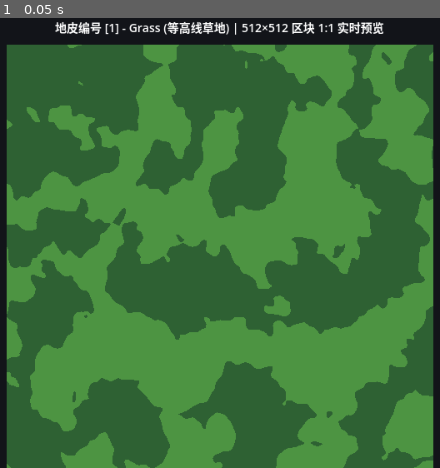
Above: before the commit, frame 1.
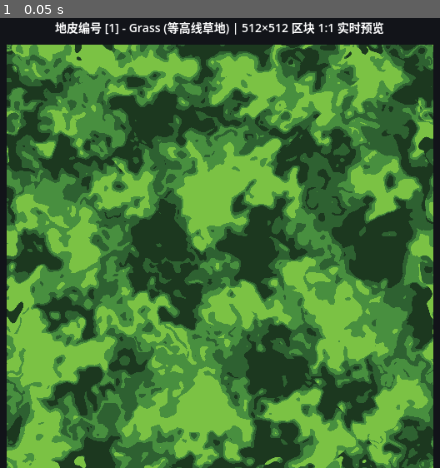
Above: after the commit, the same moment.

Repository: Luo-Mio/Luv002
Game: Godot game, scene res://scenes/terrain_studio.tscn
Two runs of this game, one before a commit and one after it. Both use one fixed random seed, a clock stepped at 60 frames per second and the inputs below. This scene is started directly instead of the project's main scene.
Inputs:
- Up to frame 1 (0.05 s): no input

The runs differ from the first frame. In frame 1, 68% of the frame differs, in the area x 1-99%, y 5-100%.

Commit message:
feat: expose FastNoiseLite in inspector and add contrast histogram stretching for grass contours

Diff:
--- a/scripts/terrain/grass_terrain_node.gd
+++ b/scripts/terrain/grass_terrain_node.gd
@@ -2,112 +2,182 @@
 class_name GrassTerrainNode
 extends BaseTerrainType
 
-# --- Noise 1: Macro Base ---
-@export_group("Noise 1: Macro Base (宏观形状)")
-@export_range(0.002, 0.08, 0.001) var base_freq: float = 0.012:
+# =========================================================
+# 完整噪波生成器 1: 宏观基础形状 (Base Noise Generator)
+# =========================================================
+@export_group("Noise 1: Macro Base (完整宏观噪波生成器)")
+@export var base_noise: FastNoiseLite:
 	set(val):
-		base_freq = val
-		_update_material()
+		if base_noise != null and base_noise.changed.is_connected(_on_noise_changed):
+			base_noise.changed.disconnect(_on_noise_changed)
+		base_noise = val
+		if base_noise != null:
+			base_noise.changed.connect(_on_noise_changed)
+		_setup_noise_textures()
 
-@export_range(1, 5) var base_octaves: int = 3:
+# =========================================================
+# 完整噪波生成器 2: 微观扰动场 (Warp Noise Generator)
+# =========================================================
+@export_group("Noise 2: Domain Warp (完整微观噪波生成器)")
+@export var warp_noise: FastNoiseLite:
 	set(val):
-		base_octaves = val
-		_update_material()
+		if warp_noise != null and warp_noise.changed.is_connected(_on_noise_changed):
+			warp_noise.changed.disconnect(_on_noise_changed)
+		warp_noise = val
+		if warp_noise != null:
+			warp_noise.changed.connect(_on_noise_changed)
+		_setup_noise_textures()
 
-# --- Noise 2: Domain Warp (Irrational sampling) ---
-@export_group("Noise 2: Domain Warp (无理数扰动)")
-@export_range(0.005, 0.15, 0.001) var warp_freq: float = 0.028:
-	set(val):
-		warp_freq = val
-		_update_material()
-
-@export_range(0.0, 80.0, 0.5) var warp_strength: float = 35.0:
+# =========================================================
+# 领域扭曲与无理数采样参数
+# =========================================================
+@export_group("Domain Warp Math (无理数自扰动)")
+@export_range(0.0, 100.0, 0.5) var warp_strength: float = 30.0:
 	set(val):
 		warp_strength = val
-		_update_material()
+		_apply_parameters_to_material()
 
-@export_range(0.0, 6.28318, 0.01) var irrational_rot: float = 2.399963: # 黄金角
+@export_range(0.0, 6.28318, 0.01) var irrational_rot: float = 2.399963: # 黄金角 137.5°
 	set(val):
 		irrational_rot = val
-		_update_material()
+		_apply_parameters_to_material()
 
-# --- Contour & Stepping Bands ---
-@export_group("Contours & Color Bands (阶梯色斑)")
-@export_range(2, 6) var num_bands: int = 4:
+# =========================================================
+# 阶梯色斑与直方图拉伸 (解决颜色聚集在中间两档的核心功能)
+# =========================================================
+@export_group("Contours & Histogram (阶梯色斑与直方图扩展)")
+@export_range(2, 6, 1) var num_bands: int = 4:
 	set(val):
 		num_bands = val
-		_update_material()
+		_apply_parameters_to_material()
 
-@export var color_band_0: Color = Color("1f3824"):
+# 对比度：将聚集在 0.4~0.6 的钟形正态分布向两端拉伸，使得各阶颜色均等铺开！
+@export_range(0.5, 4.0, 0.05) var noise_contrast: float = 1.9:
+	set(val):
+		noise_contrast = val
+		_apply_parameters_to_material()
+
+@export_range(-0.5, 0.5, 0.02) var noise_offset: float = 0.0:
+	set(val):
+		noise_offset = val
+		_apply_parameters_to_material()
+
+@export var color_band_0: Color = Color("1c381f"): # 极深暗绿
 	set(val):
 		color_band_0 = val
-		_update_material()
+		_apply_parameters_to_material()
 
-@export var color_band_1: Color = Color("2e6133"):
+@export var color_band_1: Color = Color("2e6131"): # 基础草绿
 	set(val):
 		color_band_1 = val
-		_update_material()
+		_apply_parameters_to_material()
 
-@export var color_band_2: Color = Color("4d9442"):
+@export var color_band_2: Color = Color("488f3f"): # 丰茂中绿
 	set(val):
 		color_band_2 = val
-		_update_material()
+		_apply_parameters_to_material()
 
-@export var color_band_3: Color = Color("85c752"):
+@export var color_band_3: Color = Color("7bc244"): # 鲜亮嫩绿
 	set(val):
 		color_band_3 = val
-		_update_material()
+		_apply_parameters_to_material()
 
-@export var color_band_4: Color = Color("b8e073"):
+@export var color_band_4: Color = Color("aee060"): # 阳光黄绿
 	set(val):
 		color_band_4 = val
-		_update_material()
+		_apply_parameters_to_material()
 
-@export var color_band_5: Color = Color("e0f299"):
+@export var color_band_5: Color = Color("e0f78d"): # 浅浅高光
 	set(val):
 		color_band_5 = val
-		_update_material()
+		_apply_parameters_to_material()
 
 @export var show_isolines: bool = false:
 	set(val):
 		show_isolines = val
-		_update_material()
+		_apply_parameters_to_material()
 
-@export var isoline_color: Color = Color("142617"):
+@export var isoline_color: Color = Color("122114"):
 	set(val):
 		isoline_color = val
-		_update_material()
+		_apply_parameters_to_material()
 
 var _material: ShaderMaterial
+var _base_tex: NoiseTexture2D
+var _warp_tex: NoiseTexture2D
 
 func _init() -> void:
 	terrain_id = 1
 	terrain_name = "Grass (等高线草地)"
+	_init_default_noises()
+
+func _init_default_noises() -> void:
+	if base_noise == null:
+		var n1 = FastNoiseLite.new()
+		n1.seed = 1234
+		n1.noise_type = FastNoiseLite.TYPE_SIMPLEX_SMOOTH
+		n1.frequency = 0.008
+		n1.fractal_type = FastNoiseLite.FRACTAL_FBM
+		n1.fractal_octaves = 3
+		base_noise = n1 # setter will handle connection
+
+	if warp_noise == null:
+		var n2 = FastNoiseLite.new()
+		n2.seed = 5678
+		n2.noise_type = FastNoiseLite.TYPE_SIMPLEX_SMOOTH
+		n2.frequency = 0.02
+		n2.fractal_type = FastNoiseLite.FRACTAL_FBM
+		n2.fractal_octaves = 2
+		warp_noise = n2 # setter will handle connection
+
+func _setup_noise_textures() -> void:
+	if base_noise != null:
+		if _base_tex == null:
+			_base_tex = NoiseTexture2D.new()
+			_base_tex.width = 512
+			_base_tex.height = 512
+			_base_tex.seamless = false
+			_base_tex.generate_mipmaps = false
+		_base_tex.noise = base_noise
+
+	if warp_noise != null:
+		if _warp_tex == null:
+			_warp_tex = NoiseTexture2D.new()
+			_warp_tex.width = 512
+			_warp_tex.height = 512
+			_warp_tex.seamless = false
+			_warp_tex.generate_mipmaps = false
+		_warp_tex.noise = warp_noise
+
+	_apply_parameters_to_material()
+
+func _on_noise_changed() -> void:
+	_apply_parameters_to_material()
 
 func _ensure_material() -> void:
 	if _material == null:
 		_material = ShaderMaterial.new()
 		_material.shader = preload("res://shaders/grass_contour.gdshader")
-		_apply_parameters_to_material()
+		_setup_noise_textures()
+	_apply_parameters_to_material()
 
 func get_preview_material() -> ShaderMaterial:
 	_ensure_material()
 	return _material
 
-func _update_material() -> void:
-	if _material == null:
-		return
-	_apply_parameters_to_material()
-	properties_changed.emit()
-
 func _apply_parameters_to_material() -> void:
 	if _material == null:
 		return
-	_material.set_shader_parameter("base_freq", base_freq)
-	_material.set_shader_parameter("base_octaves", base_octaves)
-	_material.set_shader_parameter("warp_freq", warp_freq)
+
+	if _base_tex != null:
+		_material.set_shader_parameter("base_noise_tex", _base_tex)
+	if _warp_tex != null:
+		_material.set_shader_parameter("warp_noise_tex", _warp_tex)
+
 	_material.set_shader_parameter("warp_strength", warp_strength)
 	_material.set_shader_parameter("irrational_rot", irrational_rot)
+	_material.set_shader_parameter("noise_contrast", noise_contrast)
+	_material.set_shader_parameter("noise_offset", noise_offset)
 	_material.set_shader_parameter("num_bands", num_bands)
 	_material.set_shader_parameter("color_band_0", color_band_0)
 	_material.set_shader_parameter("color_band_1", color_band_1)
@@ -117,3 +187,5 @@
 	_material.set_shader_parameter("color_band_5", color_band_5)
 	_material.set_shader_parameter("show_isolines", show_isolines)
 	_material.set_shader_parameter("isoline_color", isoline_color)
+
+	properties_changed.emit()
--- a/shaders/grass_contour.gdshader
+++ b/shaders/grass_contour.gdshader
@@ -1,102 +1,69 @@
 shader_type canvas_item;
 
-// Noise 1: Macro Base Noise (宏观基础形状)
-uniform float base_freq : hint_range(0.002, 0.08) = 0.012;
-uniform int base_octaves : hint_range(1, 5) = 3;
+uniform sampler2D base_noise_tex : filter_linear, repeat_enable;
+uniform sampler2D warp_noise_tex : filter_linear, repeat_enable;
 
-// Noise 2: Domain Warp with Irrational Matrix (无理数自扰动)
-uniform float warp_freq : hint_range(0.005, 0.15) = 0.028;
-uniform float warp_strength : hint_range(0.0, 80.0) = 35.0;
+// Domain Warp (无理数自扰动)
+uniform float warp_strength : hint_range(0.0, 100.0) = 30.0;
 uniform float irrational_rot : hint_range(0.0, 6.28318) = 2.399963; // 黄金角 ~137.5°
 
-// Contour Stepping (等高线阶梯分级与纯色色斑)
+// 对比度与亮度拉伸 (解决高斯钟形分布导致中间两色聚拢的问题)
+uniform float noise_contrast : hint_range(0.5, 4.0) = 1.9;
+uniform float noise_offset : hint_range(-0.5, 0.5) = 0.0;
+
+// 等高线阶梯分级 (num_bands 决定启用多少个色阶)
 uniform int num_bands : hint_range(2, 6) = 4;
-uniform vec4 color_band_0 : source_color = vec4(0.12, 0.22, 0.14, 1.0); // 最深暗绿
-uniform vec4 color_band_1 : source_color = vec4(0.18, 0.38, 0.20, 1.0); // 基础草绿
-uniform vec4 color_band_2 : source_color = vec4(0.30, 0.58, 0.26, 1.0); // 鲜亮嫩绿
-uniform vec4 color_band_3 : source_color = vec4(0.52, 0.78, 0.32, 1.0); // 阳光黄绿
-uniform vec4 color_band_4 : source_color = vec4(0.72, 0.88, 0.45, 1.0); // 浅浅高光
-uniform vec4 color_band_5 : source_color = vec4(0.88, 0.95, 0.60, 1.0); // 极亮黄绿
+uniform vec4 color_band_0 : source_color = vec4(0.11, 0.22, 0.12, 1.0); // 极深暗绿 (底层)
+uniform vec4 color_band_1 : source_color = vec4(0.18, 0.38, 0.19, 1.0); // 基础草绿
+uniform vec4 color_band_2 : source_color = vec4(0.28, 0.56, 0.25, 1.0); // 丰茂中绿
+uniform vec4 color_band_3 : source_color = vec4(0.48, 0.76, 0.27, 1.0); // 鲜亮嫩绿
+uniform vec4 color_band_4 : source_color = vec4(0.68, 0.88, 0.38, 1.0); // 阳光黄绿
+uniform vec4 color_band_5 : source_color = vec4(0.88, 0.96, 0.55, 1.0); // 浅浅高光
 
-uniform bool show_isolines = false; // 是否显示等高线细分线
-uniform vec4 isoline_color : source_color = vec4(0.08, 0.15, 0.09, 1.0);
-
-// --- High-Performance GPU Noise Functions ---
-vec2 hash2(vec2 p) {
-	p = vec2(dot(p, vec2(127.1, 311.7)), dot(p, vec2(269.5, 183.3)));
-	return -1.0 + 2.0 * fract(sin(p) * 43758.5453123);
-}
-
-float gradient_noise(vec2 p) {
-	vec2 i = floor(p);
-	vec2 f = fract(p);
-	vec2 u = f * f * (3.0 - 2.0 * f); // Quintic or cubic interpolation
-
-	return mix(
-		mix(dot(hash2(i + vec2(0.0, 0.0)), f - vec2(0.0, 0.0)),
-		    dot(hash2(i + vec2(1.0, 0.0)), f - vec2(1.0, 0.0)), u.x),
-		mix(dot(hash2(i + vec2(0.0, 1.0)), f - vec2(0.0, 1.0)),
-		    dot(hash2(i + vec2(1.0, 1.0)), f - vec2(1.0, 1.0)), u.x),
-		u.y
-	);
-}
-
-// Fractal Brownian Motion (fBm)
-float fbm(vec2 p, int octaves) {
-	float val = 0.0;
-	float amp = 0.5;
-	float freq = 1.0;
-	for (int i = 0; i < octaves; i++) {
-		val += amp * gradient_noise(p * freq);
-		freq *= 2.02;
-		amp *= 0.5;
-	}
-	return val;
-}
+uniform bool show_isolines = false; // 是否显示等高线细边框
+uniform vec4 isoline_color : source_color = vec4(0.07, 0.13, 0.08, 1.0);
 
 void fragment() {
-	// Pixel coordinates in 512x512 space
-	vec2 coord = UV * 512.0;
+	vec2 uv = UV;
 
-	// 1. 无理数旋转矩阵 (Irrational Golden Angle Matrix)
+	// 1. 无理数旋转矩阵 (黄金角变换打碎周期性)
 	float cos_a = cos(irrational_rot);
 	float sin_a = sin(irrational_rot);
 	mat2 rot_irrational = mat2(vec2(cos_a, -sin_a), vec2(sin_a, cos_a));
 
-	// 2. 领域扭曲采样 (Domain Warping)
-	// 用旋转后的无理数坐标采样高频微观扰动场
-	vec2 p_warped_coord = rot_irrational * (coord * 1.6180339887);
-	vec2 warp_offset = vec2(
-		fbm(coord * warp_freq, 2),
-		fbm((p_warped_coord + vec2(137.5, 92.3)) * warp_freq, 2)
-	) * warp_strength;
+	// 2. 采样微观扰动场 (Warp Field)
+	vec2 warped_coord = rot_irrational * (uv * 1.6180339887);
+	float warp_x = texture(warp_noise_tex, uv).r * 2.0 - 1.0;
+	float warp_y = texture(warp_noise_tex, warped_coord).r * 2.0 - 1.0;
 
-	// 3. 宏观基础噪波采样 (被扰动后的坐标)
-	vec2 final_sample_pos = (coord + warp_offset) * base_freq;
-	float raw_noise = fbm(final_sample_pos, base_octaves);
+	vec2 offset = vec2(warp_x, warp_y) * (warp_strength / 512.0);
 
-	// 归一化到 0.0 ~ 1.0
-	float norm_val = clamp(raw_noise * 0.5 + 0.5, 0.0, 0.9999);
+	// 3. 采样宏观基础噪波 (受到微观扰动扯动的坐标)
+	float raw_noise = texture(base_noise_tex, uv + offset).r;
 
-	// 4. 等高线阶梯分级 (Quantization Stepping)
-	float scaled_val = norm_val * float(num_bands);
-	int band_idx = int(floor(scaled_val));
+	// 4. 对比度直方图拉伸 (关键：将挤在中间的噪波均等推向两端，使各级颜色均匀铺开)
+	float centered = (raw_noise - 0.5) * noise_contrast + 0.5 + noise_offset;
+	float norm_val = clamp(centered, 0.0, 0.9999);
 
-	vec4 chosen_color = color_band_0;
-	if (band_idx == 0) chosen_color = color_band_0;
-	else if (band_idx == 1) chosen_color = color_band_1;
-	else if (band_idx == 2) chosen_color = color_band_2;
-	else if (band_idx == 3) chosen_color = color_band_3;
-	else if (band_idx == 4) chosen_color = color_band_4;
-	else chosen_color = color_band_5;
+	// 5. 等高线阶梯分级 (由 num_bands 控制当前划分为几个色阶)
+	float scaled = norm_val * float(num_bands);
+	int band_idx = int(floor(scaled));
+
+	vec4 final_color = color_band_0;
+	if (band_idx == 0) final_color = color_band_0;
+	else if (band_idx == 1) final_color = color_band_1;
+	else if (band_idx == 2) final_color = color_band_2;
+	else if (band_idx == 3) final_color = color_band_3;
+	else if (band_idx == 4) final_color = color_band_4;
+	else final_color = color_band_5;
 
 	// 可选等高线细分线
 	if (show_isolines) {
-		float step_fract = fract(scaled_val);
-		if (step_fract < 0.04 || step_fract > 0.96) {
-			chosen_color = mix(chosen_color, isoline_color, 0.6);
+		float f = fract(scaled);
+		if (f < 0.05 || f > 0.95) {
+			final_color = mix(final_color, isoline_color, 0.65);
 		}
 	}
 
-	COLOR = chosen_color;
+	COLOR = final_color;
 }
